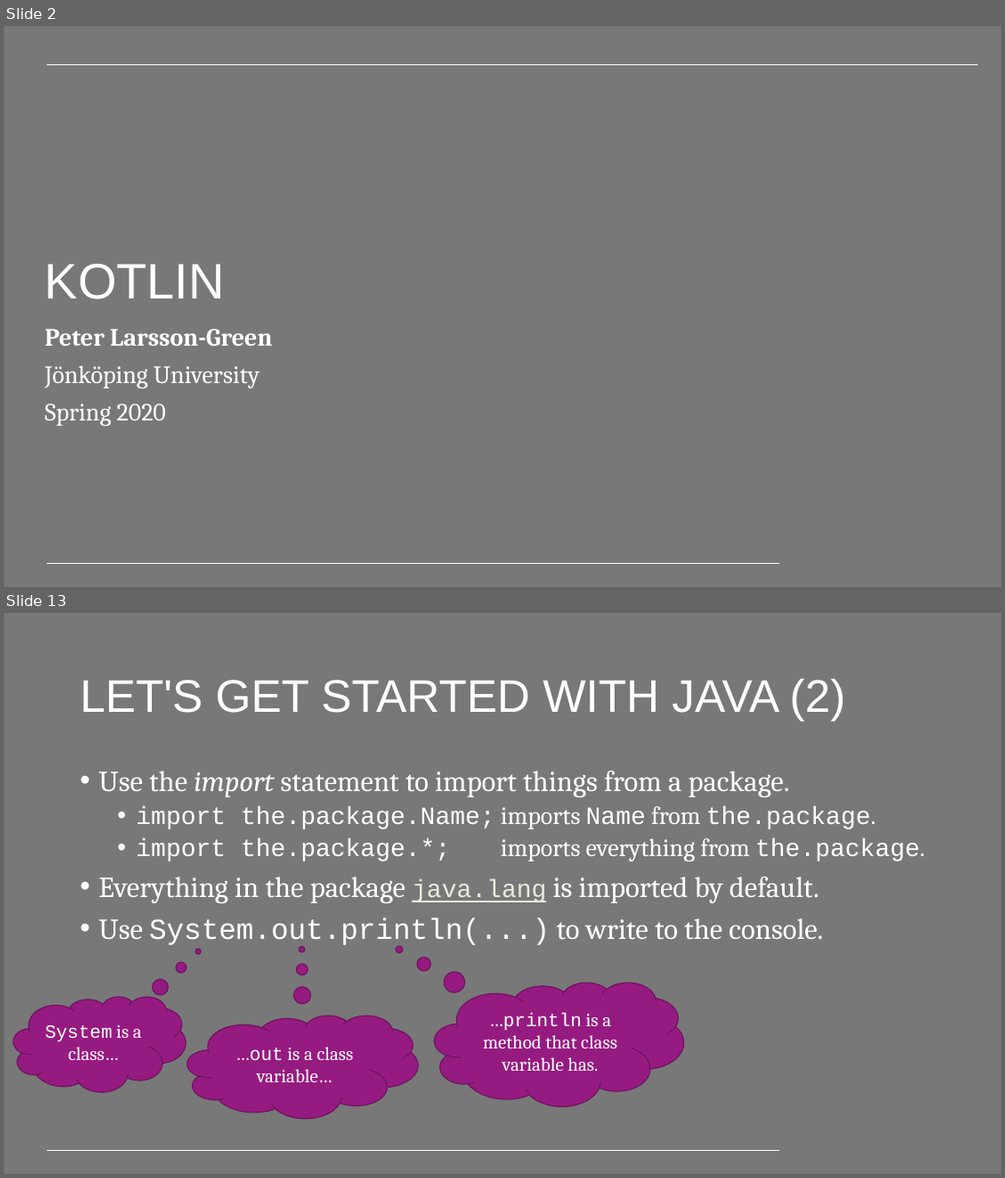
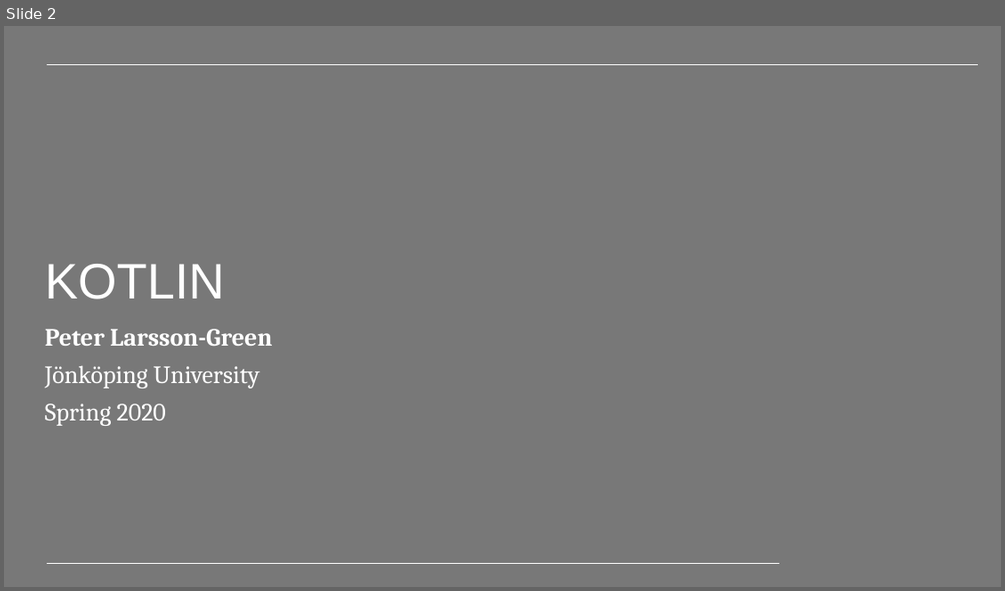
Before and after one commit to PeppeL-G/course-material, a slide deck: src/lectures/kotlin/kotlin.pptx. Shown one above the other, each under a label of ours: slides 2 and 13 before the commit, slide 2 after it; the slides between them are not shown. The pictures are 1005x1178 and 1005x591 pixels, drawn with LibreOffice and Linux fonts; fonts in the diff are those of the drawing; background and template pictures are left out. Boxes give left, top, right and bottom in pixels: in the first picture for what was removed or moved away, otherwise in the second. Text is boxed around its words. In the diff, an @@ line names an element or a change of style, - is before the commit and + after.

```diff
--- a/src/lectures/kotlin/kotlin.pptx
+++ b/src/lectures/kotlin/kotlin.pptx
@@ slide 13 removed at bbox=[4, 613, 1001, 1174], background #787878; not listed: 1 template element that a slide beside it also shows @@
@@ title removed at bbox=[80, 679, 846, 721] @@
-LET'S GET STARTED WITH JAVA (2)
@@ text removed at bbox=[98, 771, 925, 947] @@
-• Use the import statement to import things from a package.
-  • import the.package.Name; imports Name from the.package.
-  • import the.package.*; imports everything from the.package.
-• Everything in the package java.lang is imported by default.
-• Use System.out.println(...) to write to the console.
@@ thought cloud removed at bbox=[435, 982, 684, 1107] @@
-…println is a method that class variable has.
@@ thought cloud removed at bbox=[14, 997, 186, 1093] @@
-System is a class…
@@ thought cloud removed at bbox=[187, 1015, 418, 1119] @@
-…out is a class variable…
```
Also in this commit, not shown: 4 slides changed, 17 slides added, 51 other slides removed, 3 other files.
